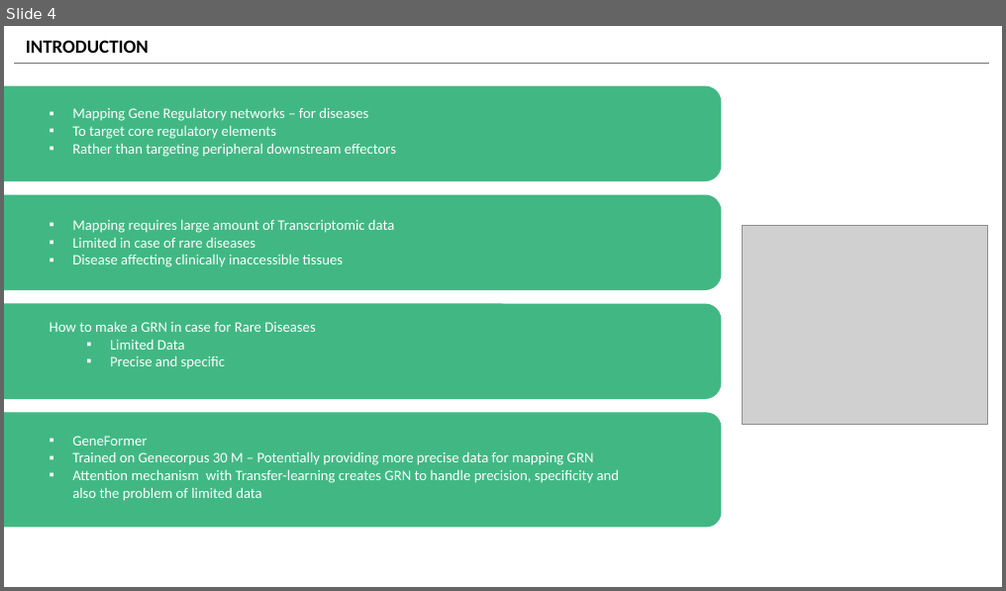
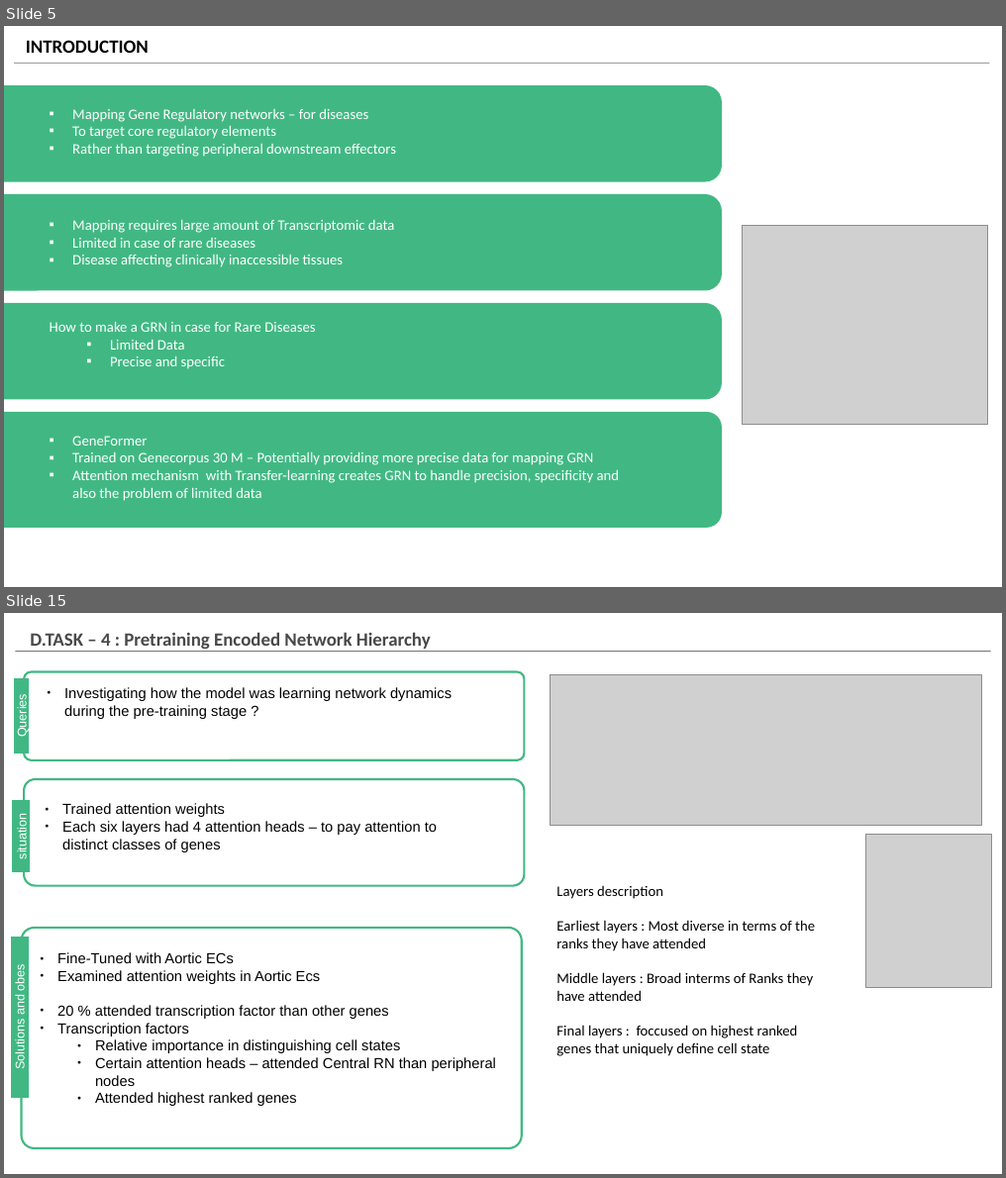
Before and after one commit to v-dev688/presentations, a slide deck: GENEFOREMER.pptx. Shown one above the other, each under a label of ours: slide 4 before the commit, slides 5 and 15 after it; the slides between them are not shown. The pictures are 1006x591 and 1006x1178 pixels, drawn with LibreOffice and Linux fonts; fonts in the diff are those of the drawing; grey boxes stand for pictures. Boxes give left, top, right and bottom in pixels: in the first picture for what was removed or moved away, otherwise in the second. Text is boxed around its words. In the diff, an @@ line names an element or a change of style, - is before the commit and + after.

```diff
--- a/GENEFOREMER.pptx
+++ b/GENEFOREMER.pptx
@@ slide 15 added at (4, 613, 1002, 1174), background #FFFFFF @@
@@ text added at (30, 632, 431, 652), 18 pt, text #484848, bold @@
+D.TASK – 4 : Pretraining Encoded Network Hierarchy
@@ line added from (15, 652) to (991, 652), #767171 0.75 pt @@
@@ rectangle added at (15, 679, 27, 753), fill #41B883, outline #41B883 2 pt, 12 pt, text #FFFFFF @@
+Queries
@@ rounded rectangle added at (24, 672, 525, 761), fill #FFFFFF, outline #41B883 2 pt @@
@@ text added at (64, 687, 451, 719), 14 pt, text #000000 @@
+● Investigating how the model was learning network dynamics during the pre-training stage ?
@@ picture added at (549, 675, 982, 825) @@
@@ rounded rectangle added at (24, 779, 525, 885), fill #FFFFFF, outline #41B883 2 pt @@
@@ rectangle added at (13, 801, 29, 871), fill #41B883, outline #41B883 2 pt, 12 pt, text #FFFFFF @@
+situation
@@ text added at (62, 803, 437, 853), 14 pt, text #000000 @@
+● Trained attention weights
+● Each six layers had 4 attention heads – to pay attention to distinct classes of genes
@@ picture added at (865, 834, 991, 987) @@
@@ text added at (556, 886, 815, 1057), 14 pt, text #000000 @@
+Layers description
+Earliest layers : Most diverse in terms of the ranks they have attended
+Middle layers : Broad interms of Ranks they have attended
+Final layers : foccused on highest ranked genes that uniquely define cell state
@@ rectangle added at (12, 939, 28, 1097), fill #41B883, outline #41B883 2 pt, 12 pt, text #FFFFFF @@
+Solutions and obes
@@ rounded rectangle added at (21, 928, 522, 1149), fill #FFFFFF, outline #41B883 2 pt @@
@@ text added at (57, 953, 496, 1106), 14 pt, text #000000 @@
+● Fine-Tuned with Aortic ECs
+● Examined attention weights in Aortic Ecs
+● 20 % attended transcription factor than other genes
+● Transcription factors
+  ● Relative importance in distinguishing cell states
+  ● Certain attention heads – attended Central RN than peripheral nodes
+  ● Attended highest ranked genes
@@ what was slide 4 is now slide 5 @@
@@ slide 5 changed as well @@
@@ line (14, 63) - (990, 63): stroke #767171 0.5 pt to #767171 0.75 pt @@
@@ outline #41B883 1 pt to #41B883 2 pt; proportions changed in 3 elements at (4, 86, 721, 181), (4, 195, 721, 289), (4, 304, 721, 399) @@
@@ rounded rectangle at (4, 413, 721, 527): outline #41B883 1 pt to #41B883 2 pt @@
@@ text "GeneFormer" rewrapped from (43, 428, 635, 524) to (72, 436, 619, 501) @@
```
Also in this commit, not shown: 6 other slides changed, 11 other slides added, 7 slides removed.
